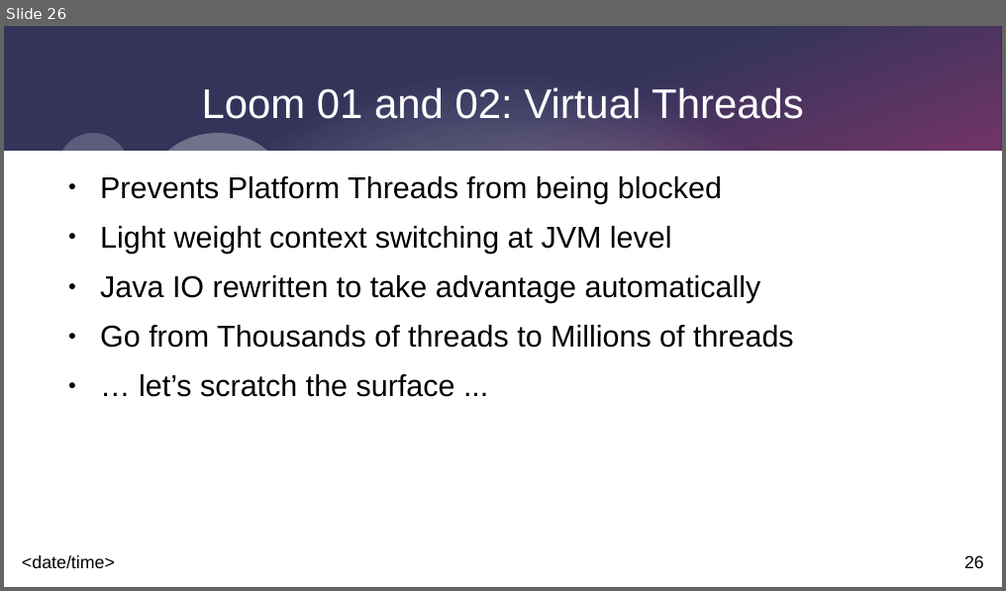
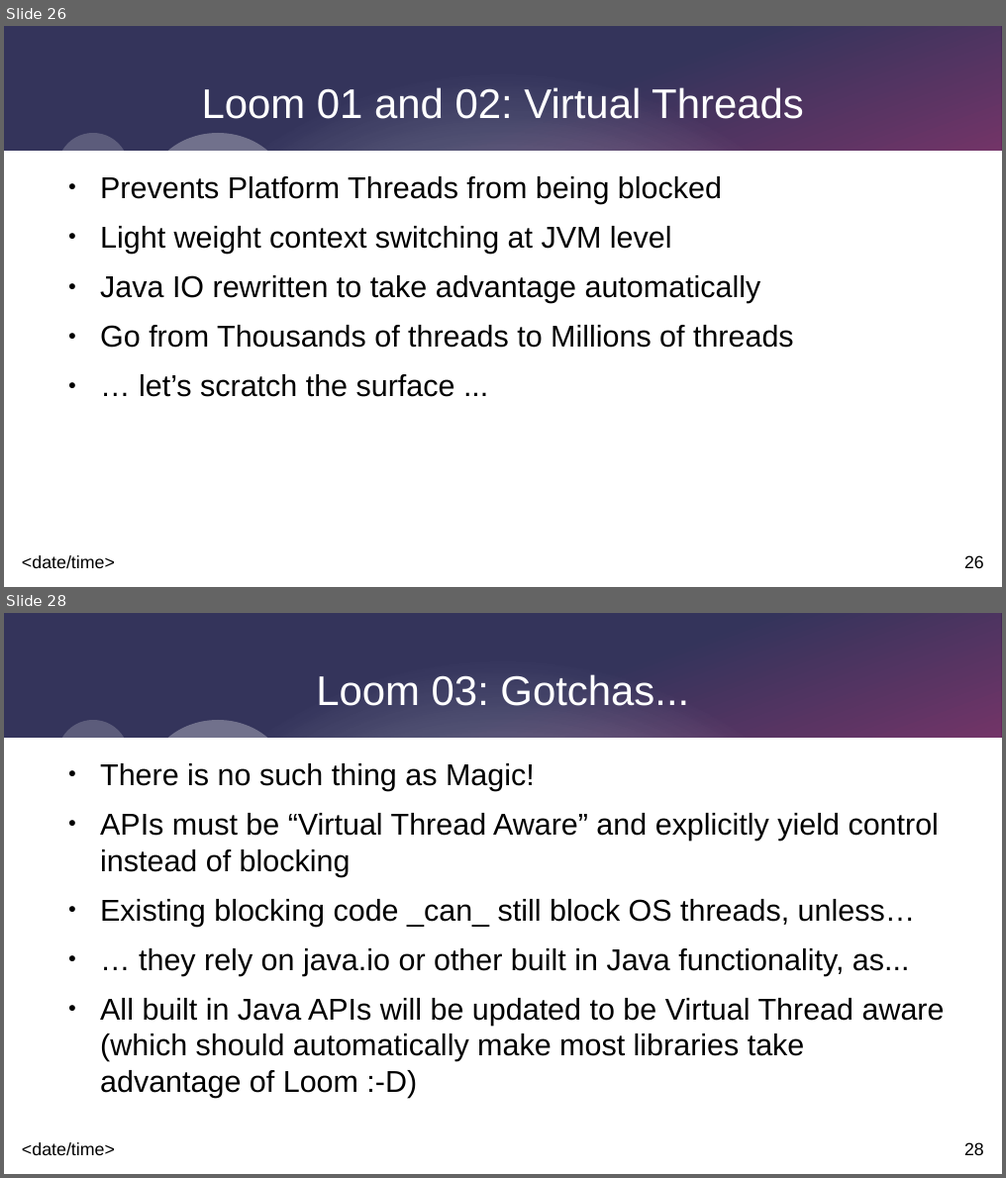
Before and after one commit to johnnyegel/Talk_JavaLatestAndGreatest, a slide deck: Presentation/JavaLatestAndGreatest.odp. Shown one above the other, each under a label of ours: slide 26 before the commit, slides 26 and 28 after it; the slides between them are not shown. The pictures are 1006x591 and 1006x1178 pixels, drawn with LibreOffice and Linux fonts; fonts in the diff are those of the drawing. Boxes give left, top, right and bottom in pixels: in the first picture for what was removed or moved away, otherwise in the second. Text is boxed around its words. In the diff, an @@ line names an element or a change of style, - is before the commit and + after.

```diff
--- a/Presentation/JavaLatestAndGreatest.odp
+++ b/Presentation/JavaLatestAndGreatest.odp
@@ slide 28 added at <box>4,613,1002,1174</box>, background #FFFFFF; not listed: 9 template elements that a slide beside it also shows @@
@@ title added at <box>316,674,689,706</box>, 33 pt, text #FFFFFF @@
+Loom 03: Gotchas...
@@ text added at <box>100,763,944,1098</box>, 24 pt, text #000000 @@
+● There is no such thing as Magic!
+● APIs must be “Virtual Thread Aware” and explicitly yield control instead of blocking
+● Existing blocking code _can_ still block OS threads, unless…
+● … they rely on java.io or other built in Java functionality, as...
+● All built in Java APIs will be updated to be Virtual Thread aware (which should automatically make most libraries take advantage of Loom :-D)
```
Also in this commit, not shown: 1 slide changed, 1 other slide added, 1 slide removed, 31 other files.
